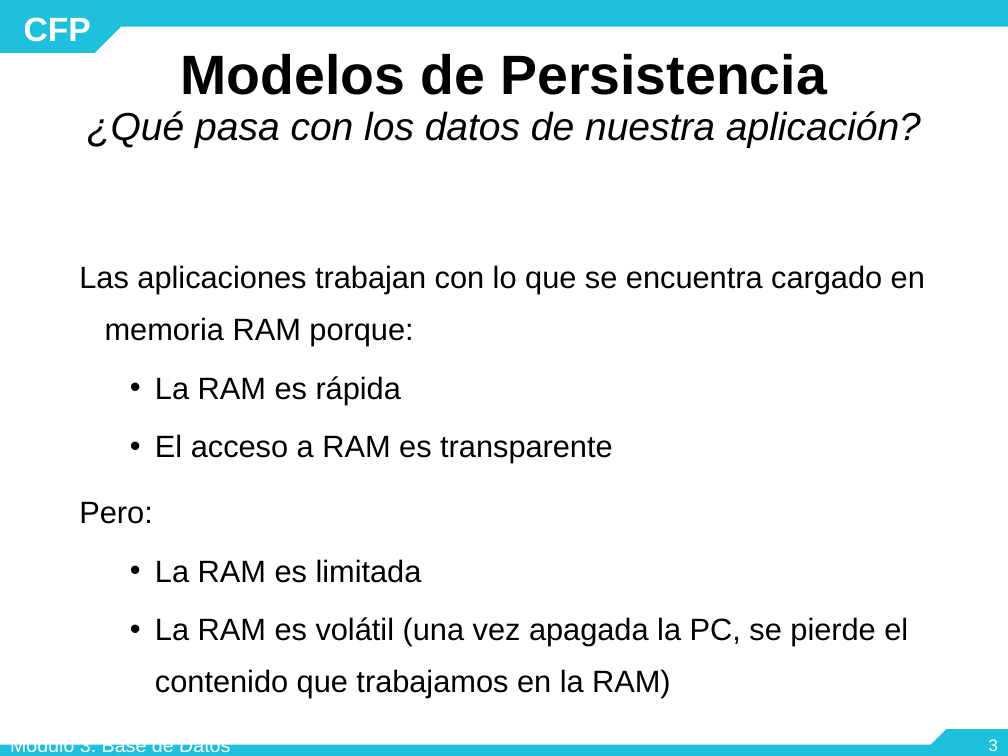
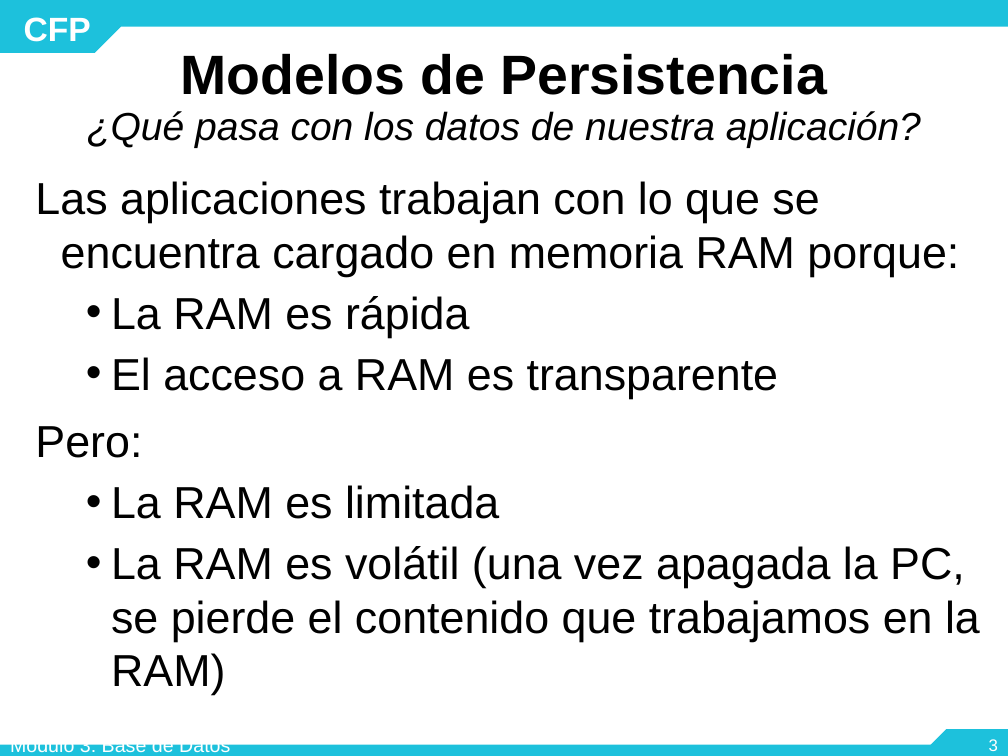
Before and after one commit to mariela21180/concesionaria, a slide deck: slide 3 of modulo6/6.1.1/- Teoria/6.1.1. Conexión API-DB.pptx. Drawn at 1008x756 pixels with LibreOffice and Linux fonts; fonts in the diff are those of the drawing; background and template pictures are left out. Boxes give left, top, right and bottom in pixels: in the first picture for what was removed or moved away, otherwise in the second. Text is boxed around its words. In the diff, an @@ line names an element or a change of style, - is before the commit and + after.

```diff
--- a/modulo6/6.1.1/- Teoria/6.1.1. Conexión API-DB.pptx
+++ b/modulo6/6.1.1/- Teoria/6.1.1. Conexión API-DB.pptx
@@ text "Las aplicaciones trabajan con lo ...": place and size @@
-text "Las aplicaciones trabajan con lo ..." at box(79, 265, 925, 698)
+text "Las aplicaciones trabajan con lo ..." at box(35, 181, 980, 642)
@@ text "Las aplicaciones trabajan con lo ..." at box(35, 181, 980, 642): size 22 to 32 pt; line spacing 1.4 to 1 @@
```
Also in this commit, not shown: 12 other slides changed.
